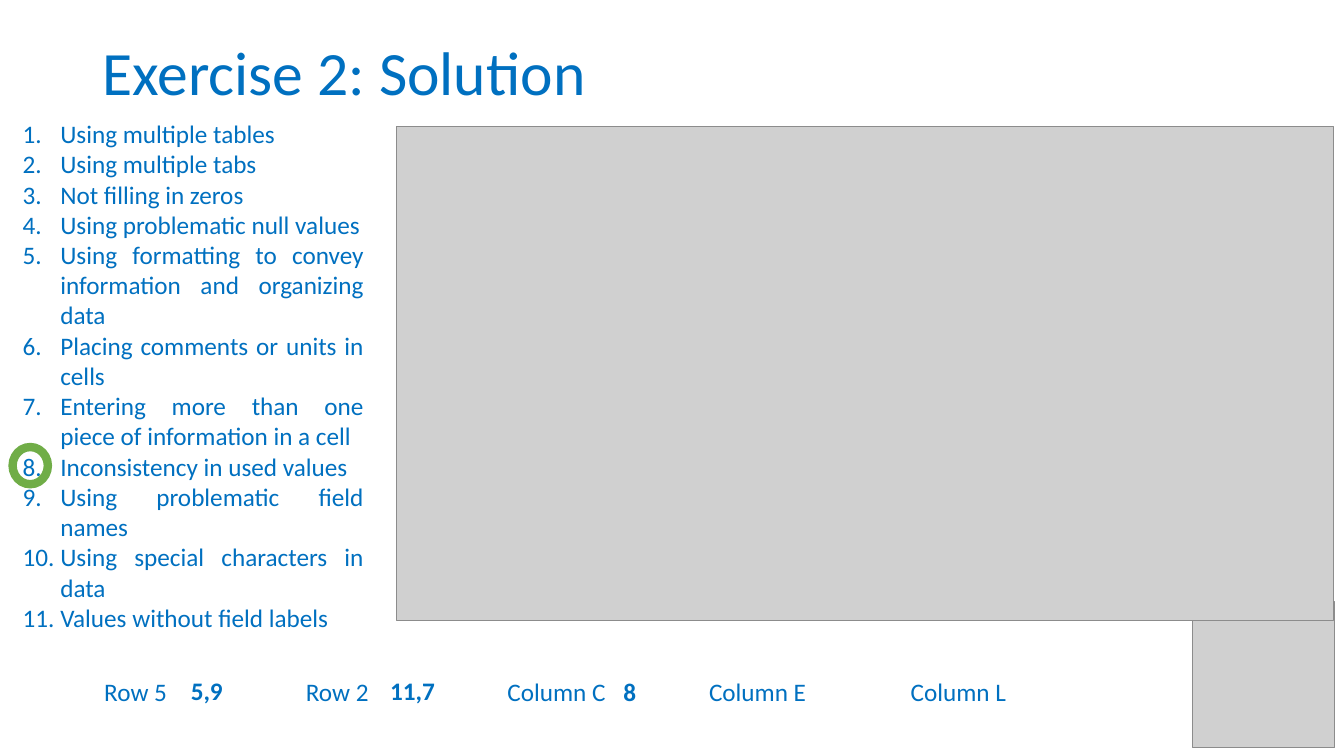
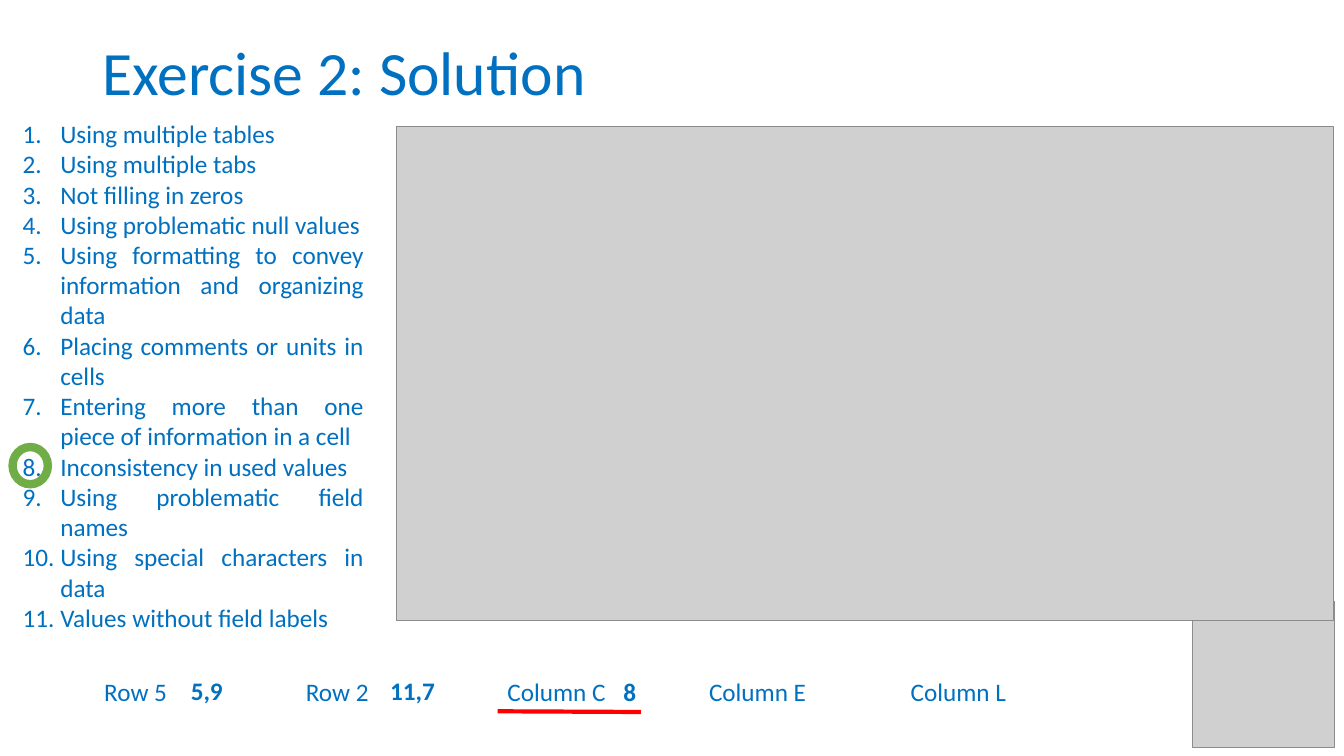
Before and after one commit to tzielins/private-fair-for-busy-biologists, a slide deck: slide 19 of instructors/03_Data-in-excel_v3.3.pptx (slide 21 before the commit). Drawn at 1344x756 pixels with LibreOffice and Linux fonts; fonts in the diff are those of the drawing; grey boxes stand for pictures; background and template pictures are left out. Boxes give left, top, right and bottom in pixels: in the first picture for what was removed or moved away, otherwise in the second. Text is boxed around its words. In the diff, an @@ line names an element or a change of style, - is before the commit and + after.

```diff
--- a/instructors/03_Data-in-excel_v3.3.pptx
+++ b/instructors/03_Data-in-excel_v3.3.pptx
@@ line added from (498, 712) to (641, 712), #FF0000 3 pt @@
```
Also in this commit, not shown: 16 other slides changed, 3 slides removed, 1 other file.
